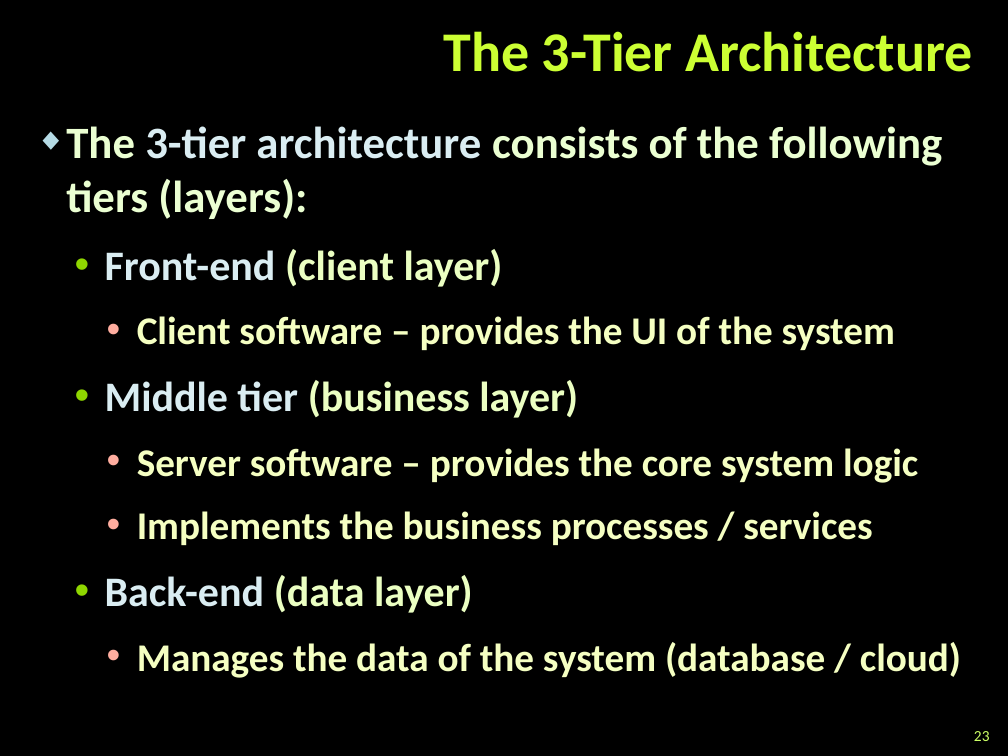
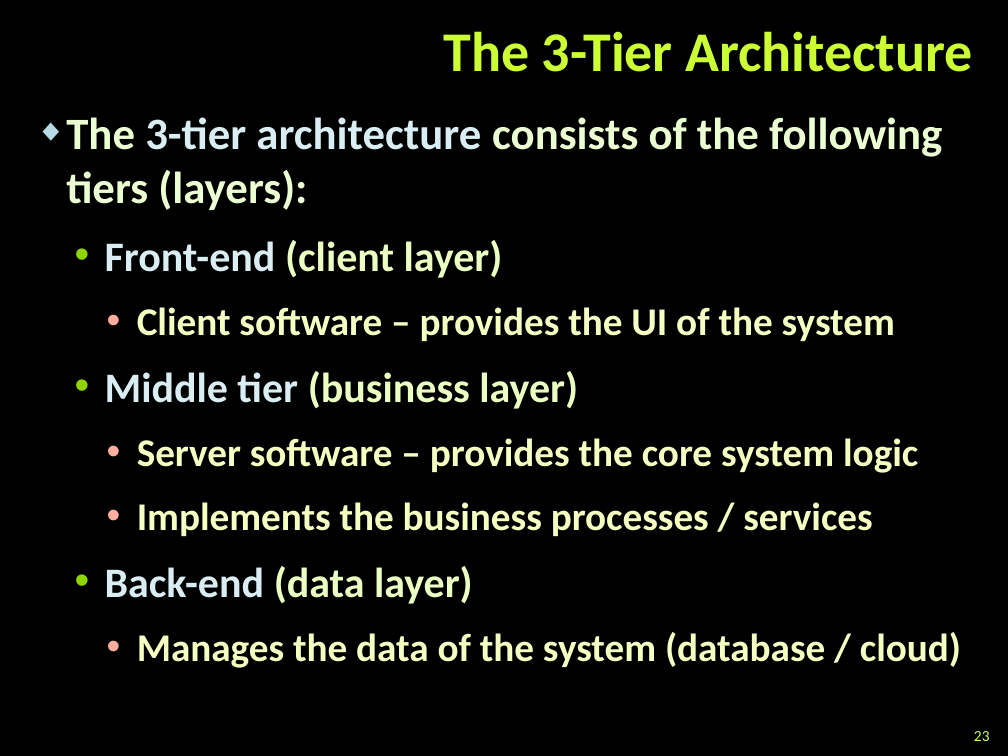
Before and after one commit to tddold/Telerik-Academy, a slide deck: slide 23 of Web Design &UI/1. HTML Basics/Presentations/Web-Technologies-Basics.pptx. Drawn at 1008x756 pixels with LibreOffice and Linux fonts; fonts in the diff are those of the drawing; background and template pictures are left out. Boxes give left, top, right and bottom in pixels: in the first picture for what was removed or moved away, otherwise in the second. Text is boxed around its words. In the diff, an @@ line names an element or a change of style, - is before the commit and + after.

```diff
--- a/Web Design &UI/1. HTML Basics/Presentations/Web-Technologies-Basics.pptx
+++ b/Web Design &UI/1. HTML Basics/Presentations/Web-Technologies-Basics.pptx
@@ text "The 3-tier architecture consists of ...": place and size @@
-text "The 3-tier architecture consists of ..." at (66, 126, 961, 678)
+text "The 3-tier architecture consists of ..." at (66, 117, 961, 668)
```
Also in this commit, not shown: 11 other slides changed, 1 slide added, 10 other files.
